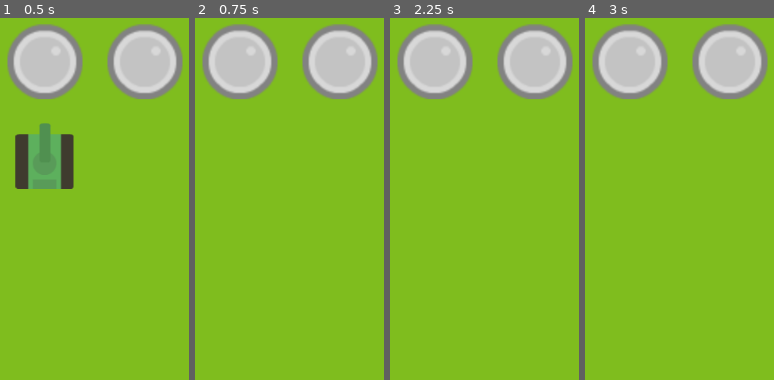
Above: before the commit, frames 1-4 (left to right).
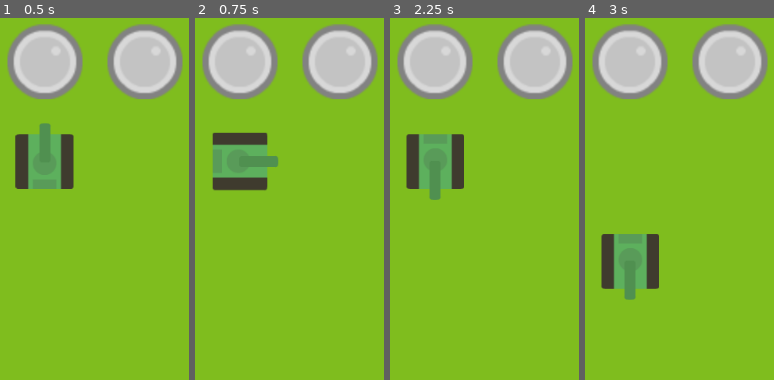
Above: after the commit, the same moments.

Repository: lendroit/tanktank
Game: Godot game, scene res://World.tscn
Same seed, same stepped clock (60 frames per second), same inputs: the game is played once before the commit and once after it.
Inputs:
- Up to frame 1 (0.5 s): no input
- Up to frame 2 (0.75 s): tap Enter (ui_accept) at 0.5 s; hold Right (ui_right) from 0.53 s (still down); hold Enter (ui_accept) from 0.53 s (still down)
- Up to frame 3 (2.25 s): release Right (ui_right) at 1.28 s; release Enter (ui_accept) at 1.28 s; hold Down (ui_down) 1.28-2.03 s; tap Enter (ui_accept) at 1.35, 1.52, 1.82, 2 s; hold Right (ui_right) from 2.03 s (still down); hold Enter (ui_accept) from 2.03 s (still down)
- Up to frame 4 (3 s): release Right (ui_right) at 2.78 s; release Enter (ui_accept) at 2.78 s; hold Up (ui_up) from 2.78 s (still down); tap Enter (ui_accept) at 2.85 s

Frame 1 is identical in both runs. In frame 2, 4.9% of the frame differs, in the area x 8-44%, y 31-48%; in frame 3, 4.8%; in frame 4, 4.8%.
Error after the commit: Invalid get index '2' (on base: 'Dictionary'). (res://Tank/Tank.gd:43)

Commit message:
feature: Tank can rotate and move forward

Diff:
--- a/Direction.gd
+++ b/Direction.gd
@@ -3,14 +3,22 @@
 # TODO better naming...
 enum ENUM {
 	RIGHT,
+	DOWN,
 	LEFT,
-	UP,
-	DOWN
+	UP
 }
+
+const DIRECTIONS_ORDER = [
+	ENUM.RIGHT,
+	ENUM.DOWN,
+	ENUM.LEFT,
+	ENUM.UP
+]
+
 
 const VECTORS = {
 	ENUM.RIGHT: Vector2.RIGHT,
+	ENUM.DOWN: Vector2.DOWN,
 	ENUM.LEFT: Vector2.LEFT,
-	ENUM.UP: Vector2.UP,
-	ENUM.DOWN: Vector2.DOWN
+	ENUM.UP: Vector2.UP
 }
--- a/Tank/Tank.gd
+++ b/Tank/Tank.gd
@@ -7,24 +7,33 @@
 onready var grid = get_parent()
 onready var tween = $Tween
 var is_moving = false
+var direction = Direction.ENUM.UP
 
 func _input(event):
 	var current_position = self.position
 
 	if event.is_action_pressed("ui_right"):
-		move(Direction.ENUM.RIGHT)
+		rotate_right()
 
 	if event.is_action_pressed("ui_left"):
-		move(Direction.ENUM.LEFT)
+		rotate_left()
 
 	if event.is_action_pressed("ui_up"):
-		move(Direction.ENUM.UP)
+		move_frontward()
 
 	if event.is_action_pressed("ui_down"):
-		move(Direction.ENUM.DOWN)
+		move_backward()
 
 	if event.is_action_pressed("ui_accept"):
-		grid.shoot(self, Vector2.ZERO)
+		grid.shoot(self, Direction.VECTORS[direction])
+
+func move_frontward():
+	move(direction)
+
+func move_backward():
+	var opposite_direction = fmod(direction+2, 4)
+	move(opposite_direction)
+
 
 # TODO add types
 func move(direction):
@@ -46,6 +55,16 @@
 		)
 		tween.start()
 
+func rotate_left():
+	var new_direction = fmod(direction + 3, 4)
+	print(new_direction)
+	direction = Direction.DIRECTIONS_ORDER[new_direction]
+	self.rotate(-PI/2)
+
+func rotate_right():
+	var new_direction = fmod(direction + 1, 4)
+	direction = Direction.DIRECTIONS_ORDER[new_direction]
+	self.rotate(PI/2)
 
 func _on_Tween_tween_completed(object, key):
 	is_moving = false
